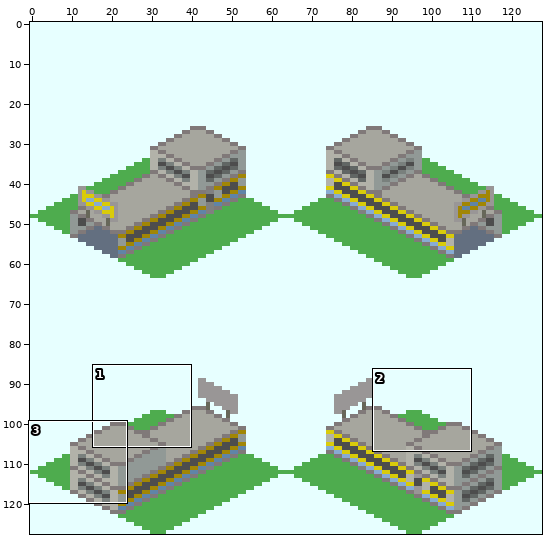
Two states of a sprite sheet, Subway_Station_Gateway_Single_S.png. Above, an overview of the earlier version with the close-up marked.
Close-up. The starting point:
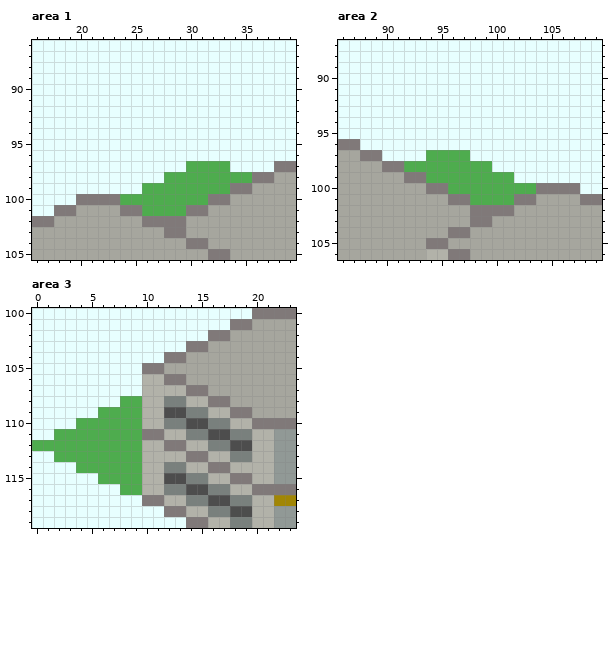
The file is 128x128 pixels. Colours within 5 levels of each other are drawn and written as one. Shown: area 1: x 16..39, y 86..105; area 2: x 86..109, y 87..106; area 3: x 0..23, y 100..119. The commit also changed other parts of the picture, which this record leaves out.
After the commit:
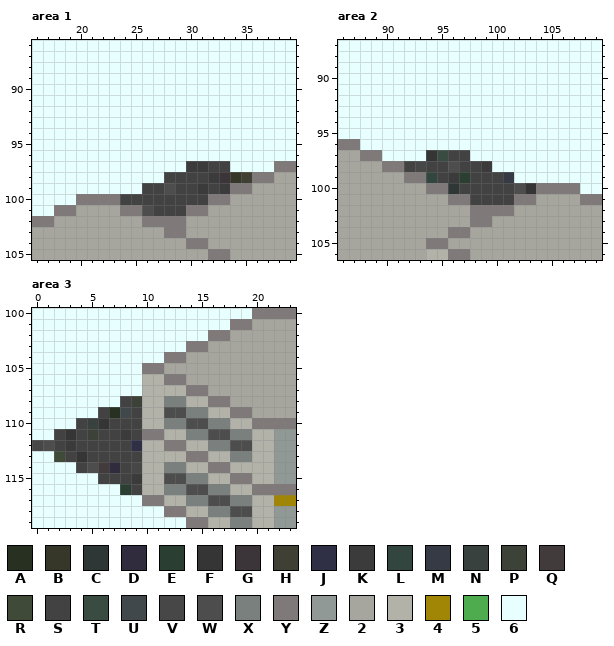
Palette (. is transparent): A #273021  B #373729  C #2f3736  D #302b3d  E #2a3f32  F #353535  G #3b3438  H #3f3f33  J #2f3046  K #3b3b3b  L #33453f  M #353a44  N #39413f  P #3d4239  Q #413b3b  R #3f4a39  S #424242  T #3a4c42  U #41484b  V #484748  W #4d4d4d  X #79807d  Y #807979  Z #919996  2 #a6a69e  3 #b2b2a9  4 #a18605  5 #4eac4e  6 #e7ffff
Changes in this commit:
Changed rows in their new state; - is an unchanged pixel.
Area 1:
first column x 24:
 97 ------KKSS--
 98 ----SSSSKGBH
 99 --SSWSSKSK--
100 SSSSSSSS----
101 --WSSS------
Area 2:
first column x 92:
 97 --FTSS------
 98 SVSSWSSK----
 99 --LSKESSSM--
100 ----CSSSSSWF
101 ------SSSS--
Area 3:
first column x 0:
108 --------SP
109 ------SAUS
110 ----SNFSSS
111 --SFSPSSKS
112 VWSKSSSSSJ
113 --RSFSSSSS
114 ----SWQDSV
115 ------SSSK
116 --------ES
Boxes around the changes in both close-ups, in picture pixels (x1, y1, x2, y2):
changed: (120, 161, 252, 216)
changed: (404, 150, 536, 205)
changed: (32, 396, 142, 495)
